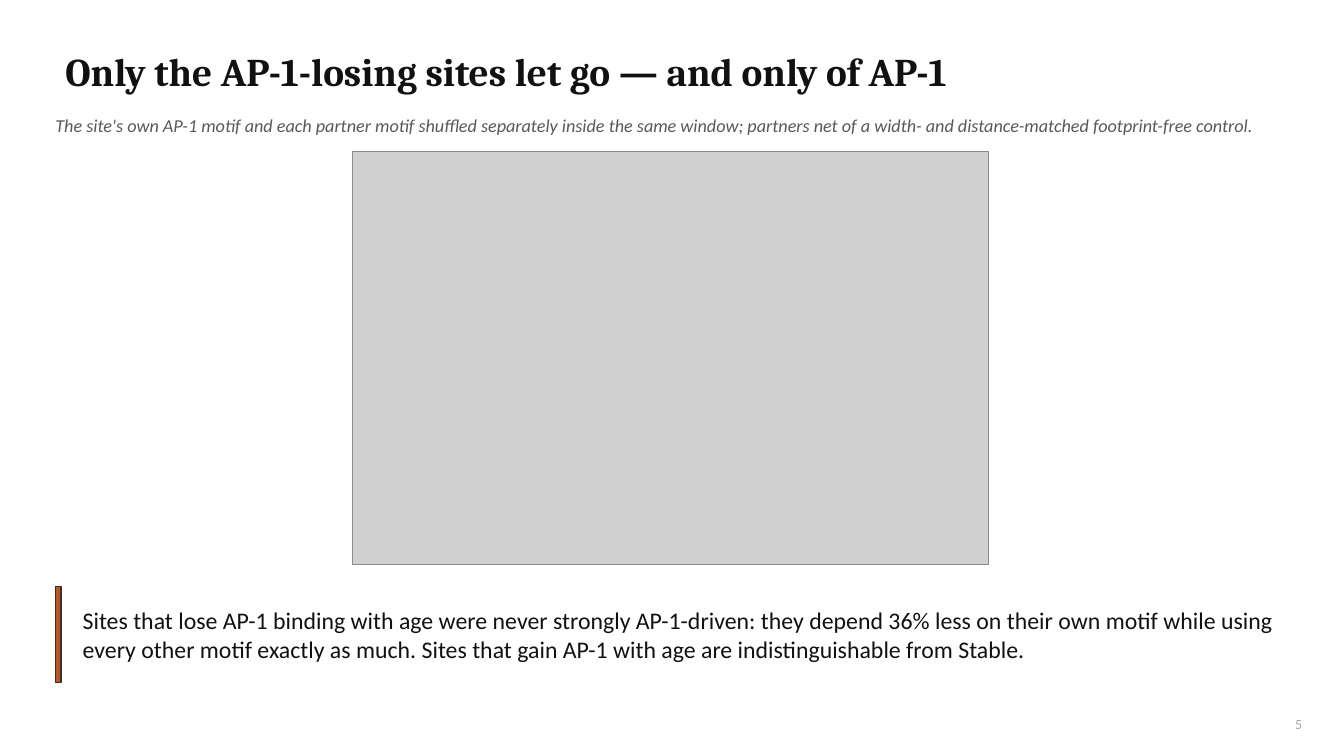
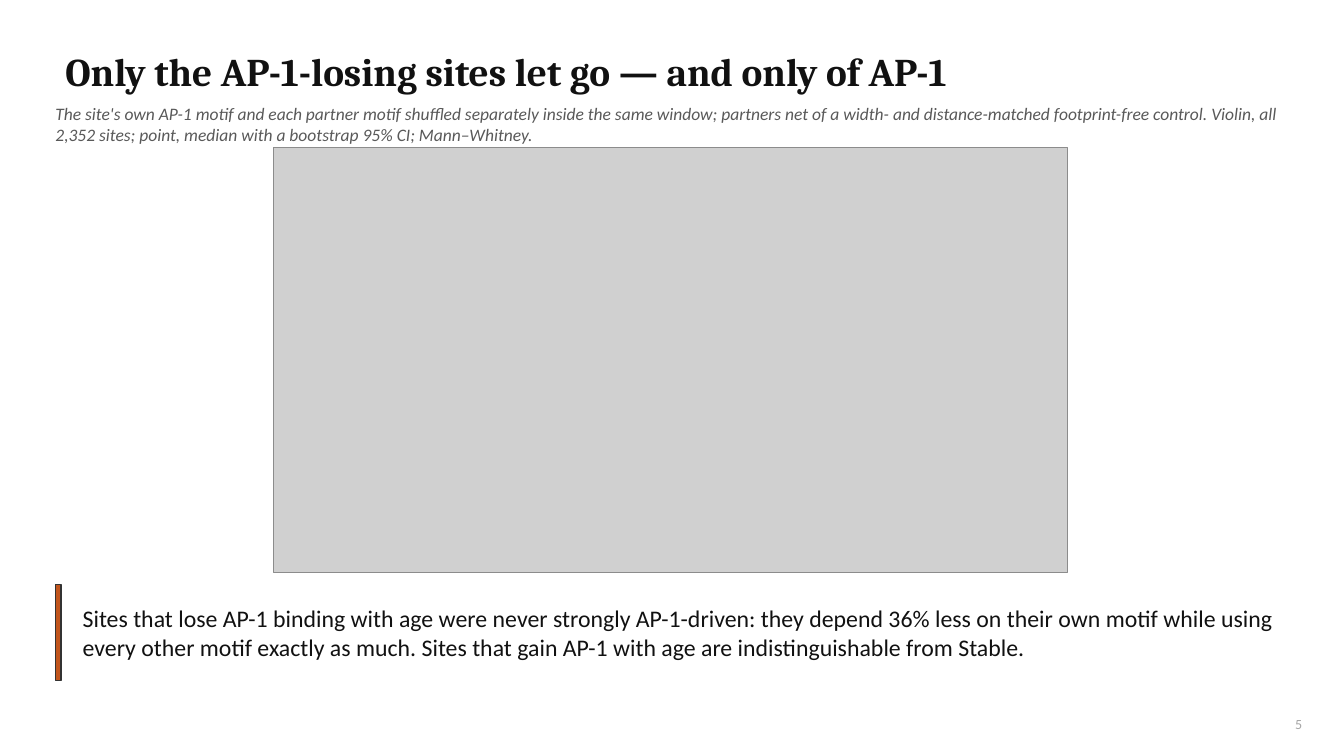
Before and after one commit to cytokine4242/Alpha_Genome_Ap1, a slide deck: slide 5 of Analysis/AP1_fibroblast_lab_meeting.pptx. Drawn at 1344x756 pixels with LibreOffice and Linux fonts; fonts in the diff are those of the drawing; grey boxes stand for pictures. Boxes give left, top, right and bottom in pixels: in the first picture for what was removed or moved away, otherwise in the second. Text is boxed around its words. In the diff, an @@ line names an element or a change of style, - is before the commit and + after.

```diff
--- a/Analysis/AP1_fibroblast_lab_meeting.pptx
+++ b/Analysis/AP1_fibroblast_lab_meeting.pptx
@@ text at [55, 108, 1276, 144]: text changed; size 13 to 12.5 pt @@
-The site's own AP-1 motif and each partner motif shuffled separately inside the same window; partners net of a width- and distance-matched footprint-free control.
+The site's own AP-1 motif and each partner motif shuffled separately inside the same window; partners net of a width- and distance-matched footprint-free control. Violin, all 2,352 sites; point, median with a bootstrap 95% CI; Mann–Whitney.
@@ picture: place and size @@
-picture at [353, 151, 989, 565]
+picture at [273, 147, 1068, 573]
```
Also in this commit, not shown: 3 other slides changed, 7 other files.
